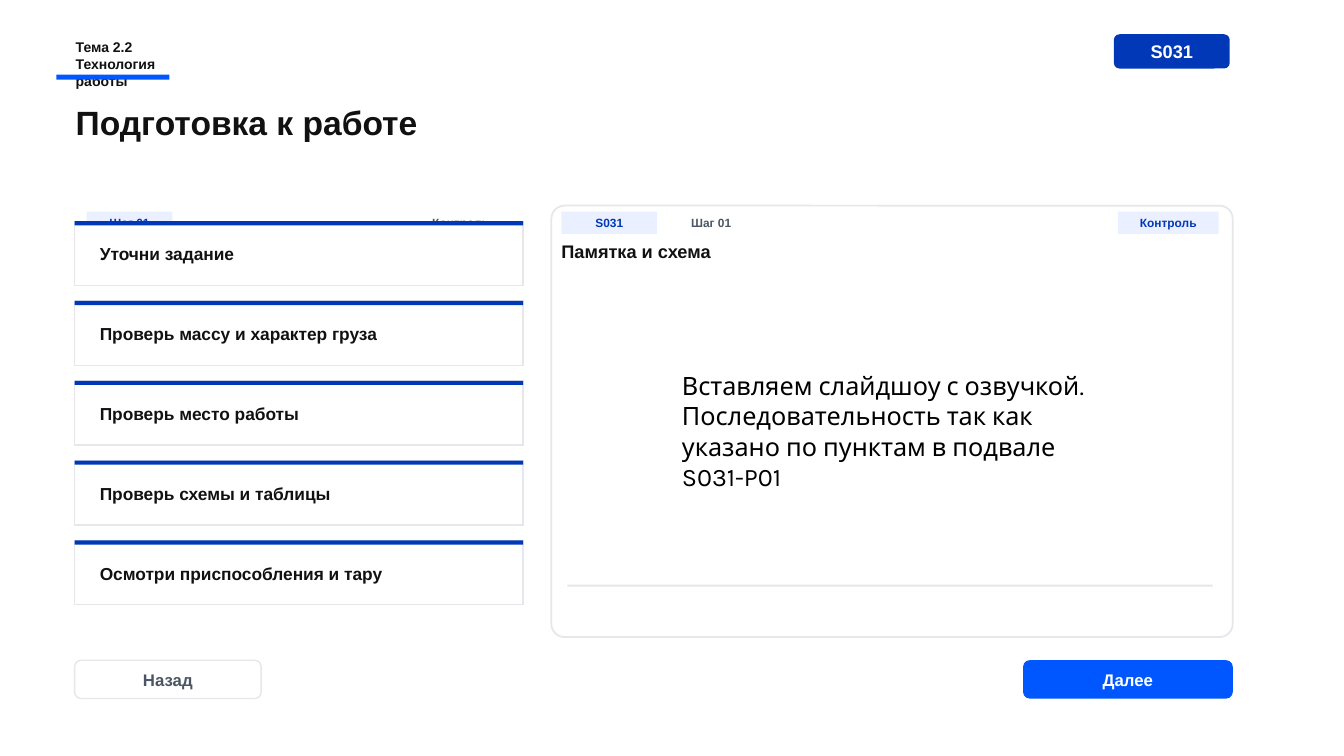
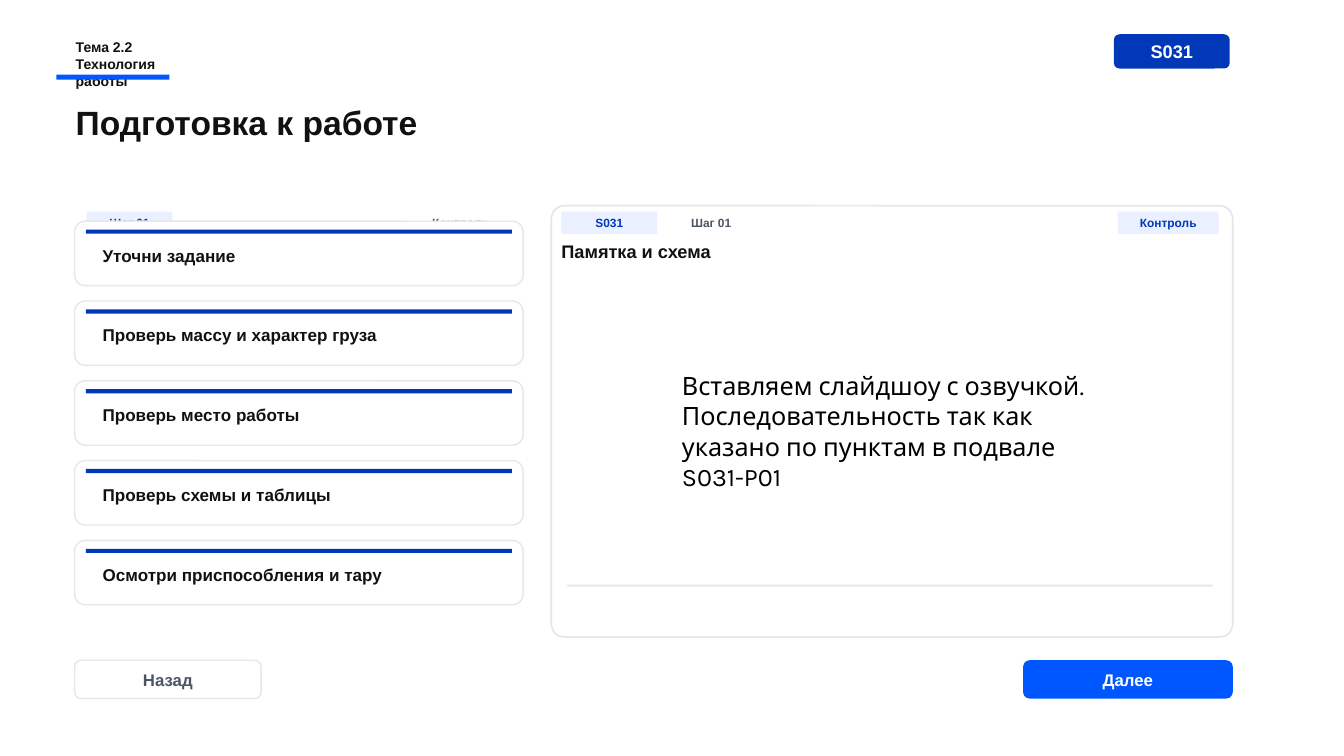
Before and after one commit to Armankanat2/EV-Strop, a slide deck: slide 3 of presentations/ispring-course/module-01-stropovka-gruzov/live-preview/S029_theme22_preview_2026-06-30_v13_ev-group-techstyle-premium-subslides.pptx. Drawn at 1344x756 pixels with LibreOffice and Linux fonts; fonts in the diff are those of the drawing. Boxes give left, top, right and bottom in pixels: in the first picture for what was removed or moved away, otherwise in the second. Text is boxed around its words. In the diff, an @@ line names an element or a change of style, - is before the commit and + after.

```diff
--- a/presentations/ispring-course/module-01-stropovka-gruzov/live-preview/S029_theme22_preview_2026-06-30_v13_ev-group-techstyle-premium-subslides.pptx
+++ b/presentations/ispring-course/module-01-stropovka-gruzov/live-preview/S029_theme22_preview_2026-06-30_v13_ev-group-techstyle-premium-subslides.pptx
@@ rectangle: place and size @@
-rectangle at [75, 221, 523, 225]
+rectangle at [86, 230, 512, 234]
@@ rectangle "Контроль": place and size @@
-rectangle "Контроль" at [432, 219, 489, 226]
+rectangle "Контроль" at [410, 212, 511, 234]
@@ rectangle: place and size @@
-rectangle at [75, 301, 523, 306]
+rectangle at [86, 310, 512, 314]
@@ size 12.4 to 12.2 pt in 5 elements at [103, 488, 331, 505], [103, 568, 382, 585], [103, 408, 299, 425], [103, 250, 235, 266], [103, 329, 376, 345] @@
@@ rectangle: place and size @@
-rectangle at [75, 381, 523, 385]
+rectangle at [86, 389, 512, 393]
@@ rectangle: place and size @@
-rectangle at [75, 461, 523, 465]
+rectangle at [86, 469, 512, 473]
@@ rectangle to rounded rectangle in 5 elements at [75, 221, 523, 285], [75, 301, 523, 366], [75, 381, 523, 446], [75, 461, 523, 525], [75, 540, 523, 605] @@
@@ rectangle: place and size @@
-rectangle at [75, 540, 523, 544]
+rectangle at [86, 548, 512, 553]
```
Also in this commit, not shown: 3 other slides changed, 9 slides added, 1 slide removed, 10 other files.
